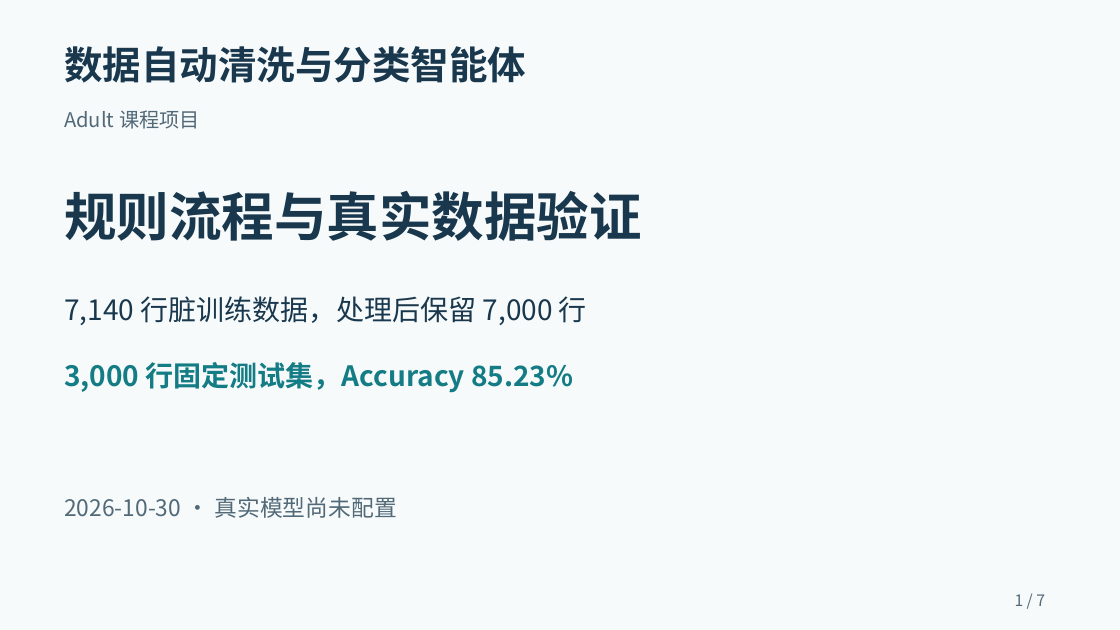
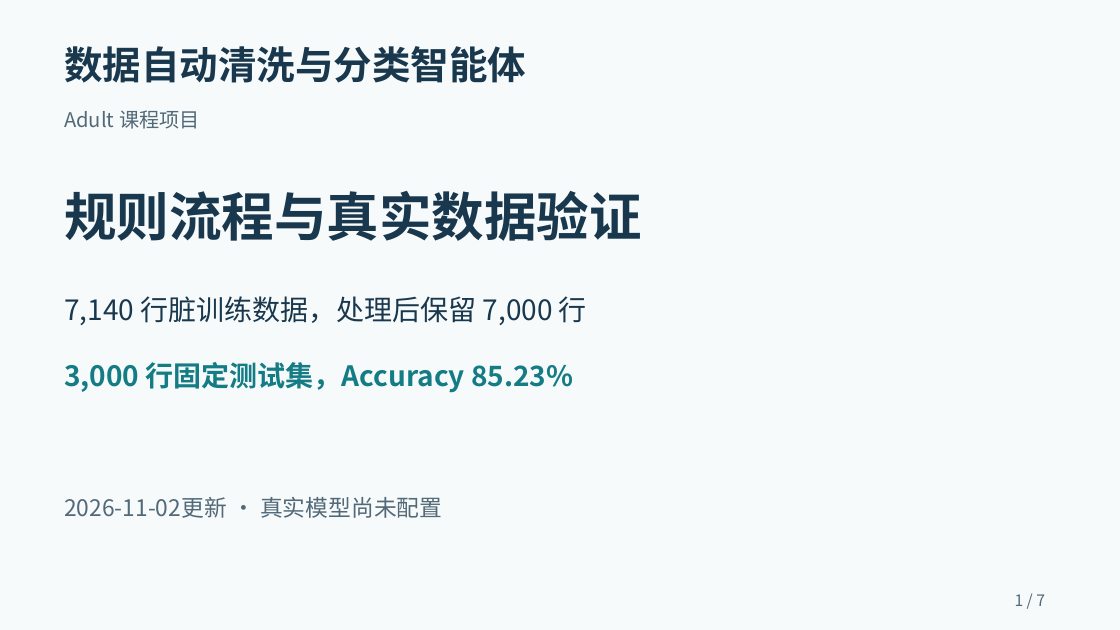
Before and after one commit to 2026-XJTU-UG-DM-Assignment-10/data_agent_course, a slide deck: slide 1 of docs/presentation.pptx. Drawn at 1120x630 pixels with LibreOffice and Linux fonts; fonts in the diff are those of the drawing. Boxes give left, top, right and bottom in pixels: in the first picture for what was removed or moved away, otherwise in the second. Text is boxed around its words. In the diff, an @@ line names an element or a change of style, - is before the commit and + after.

```diff
--- a/docs/presentation.pptx
+++ b/docs/presentation.pptx
@@ text at [64,497,442,518]: text changed @@
-2026-10-30 · 真实模型尚未配置
+2026-11-02更新 · 真实模型尚未配置
```
Also in this commit, not shown: 3 other slides changed, 16 other files.
